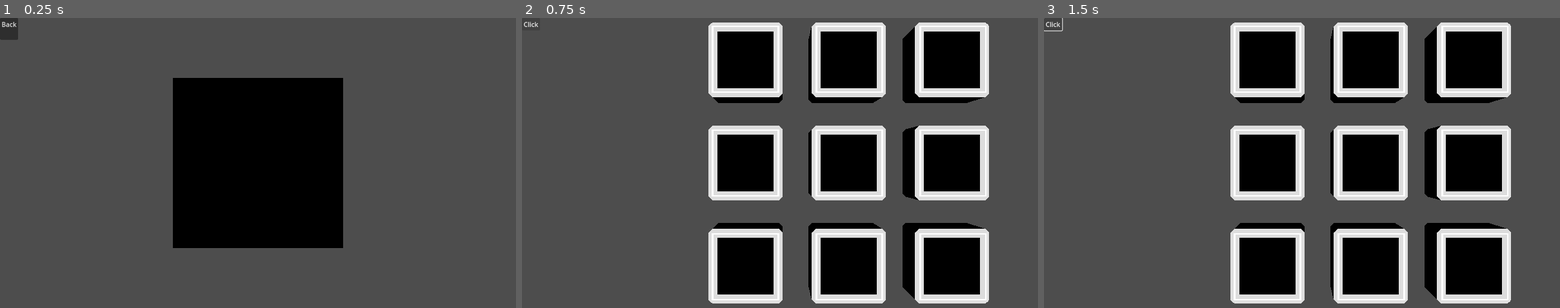
Above: before the commit, frames 1-3 (left to right).
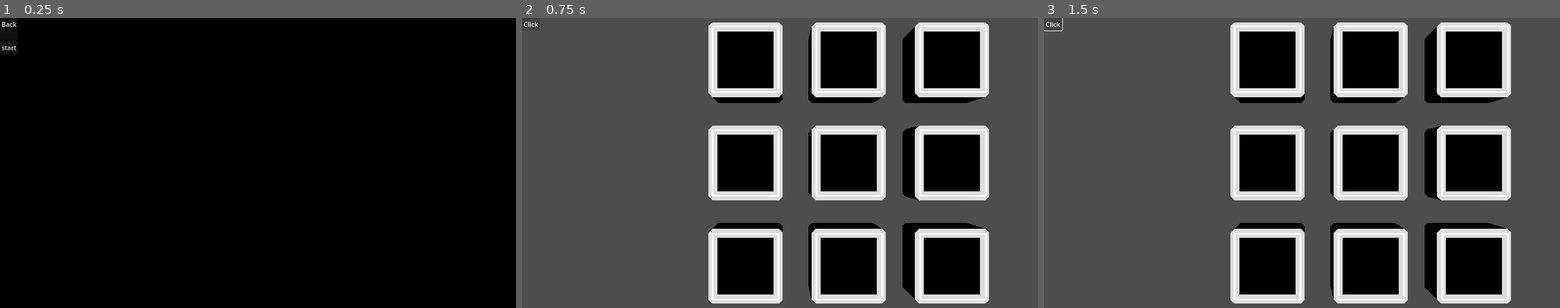
Above: after the commit, the same moments.

Repository: SmithyG69/Year12GodotMouseMouse
Game: Godot game, scene res://HubScenes/HubScene_0.tscn
Same seed, same stepped clock (60 frames per second), same inputs: the game is played once before the commit and once after it. This scene is started directly instead of the project's main scene.
Inputs:
- Up to frame 1 (0.25 s): no input
- Up to frame 2 (0.75 s): click "Back" at 0.5 s
- Up to frame 3 (1.5 s): click "Click" at 1.25 s

The runs differ from the first frame. In frame 1, 81% of the frame differs, in the area x 0-100%, y 0-100%; in frame 2, nothing differs; in frame 3, nothing differs.

Commit message:
Proof of concept spawning on hub0

Diff:
--- a/connors-mitosis-delivery-service/HubScenes/HubScene_0.tscn
+++ b/connors-mitosis-delivery-service/HubScenes/HubScene_0.tscn
@@ -1,11 +1,14 @@
-[gd_scene load_steps=3 format=3 uid="uid://7676g5l3vx4f"]
+[gd_scene load_steps=4 format=3 uid="uid://7676g5l3vx4f"]
 
 [ext_resource type="Script" uid="uid://dj4wlkph82up5" path="res://HubScript.gd" id="1_y3rug"]
+[ext_resource type="PackedScene" uid="uid://d2rva364iws1h" path="res://Assets/Untitled.glb" id="2_kt3gg"]
 
 [sub_resource type="QuadMesh" id="QuadMesh_m4mjg"]
+size = Vector2(4, 4)
 
 [node name="HubScene" type="Node3D"]
 script = ExtResource("1_y3rug")
+model_to_clone = ExtResource("2_kt3gg")
 
 [node name="Camera3D" type="Camera3D" parent="."]
 
@@ -29,10 +32,20 @@
 offset_right = 40.0
 offset_bottom = 40.0
 
-[node name="Button" type="Button" parent="UIContainer/CanvasLayer/Control/VBoxContainer"]
+[node name="ExitButton" type="Button" parent="UIContainer/CanvasLayer/Control/VBoxContainer"]
 layout_mode = 2
 text = "Back
 
 "
 
-[connection signal="pressed" from="UIContainer/CanvasLayer/Control/VBoxContainer/Button" to="." method="_on_button_pressed"]
+[node name="start" type="Button" parent="UIContainer/CanvasLayer/Control/VBoxContainer"]
+layout_mode = 2
+text = "start
+"
+
+[node name="CloningArea" type="Node3D" parent="."]
+transform = Transform3D(1, 0, 0, 0, 1, 0, 0, 0, 1, 0, 0, -1.11489)
+
+[node name="Timer" type="Timer" parent="CloningArea"]
+
+[connection signal="pressed" from="UIContainer/CanvasLayer/Control/VBoxContainer/ExitButton" to="." method="_on_button_pressed"]
--- a/connors-mitosis-delivery-service/HubScript.gd
+++ b/connors-mitosis-delivery-service/HubScript.gd
@@ -1,19 +1,27 @@
 extends Node3D
 
-var hub_id: int
-var data: Dictionary = {}
+@export var model_to_clone: PackedScene  # Assign your 3D model scene (e.g. Crate.tscn)
+@onready var cloning_area = $CloningArea
+@onready var start_button = $UIContainer/CanvasLayer/Control/VBoxContainer/start
+@onready var timer = $CloningArea/Timer
 
+var clone_count = 50  # how many to spawn
+var spacing = 1    # space between them
 
 func _ready():
-	if data:
-		print("Loaded Hub ID:", data.hub_id)
+	start_button.pressed.connect(_on_start_button_pressed)
 
-
-
+func _on_start_button_pressed():
+	for i in range(clone_count):
+		var clone = model_to_clone.instantiate()
+		var pos = Vector3(i * spacing, randi_range(0.01,0.1), randi_range(0.01,0.1))
+		clone.position = pos
+		cloning_area.add_child(clone)
+		clone.scale = Vector3(0.1,0.1,0.1)
 #func _process(delta):
 #	if data:
 		#data.process_clone(delta)
 
 
-func _on_button_pressed() -> void:
+func _on_button_pressed():
 	get_tree().change_scene_to_file("res://main.tscn")
Binary file added: connors-mitosis-delivery-service/Assets/Untitled.glb
Not shown, added: connors-mitosis-delivery-service/Assets/Untitled.glb.import
